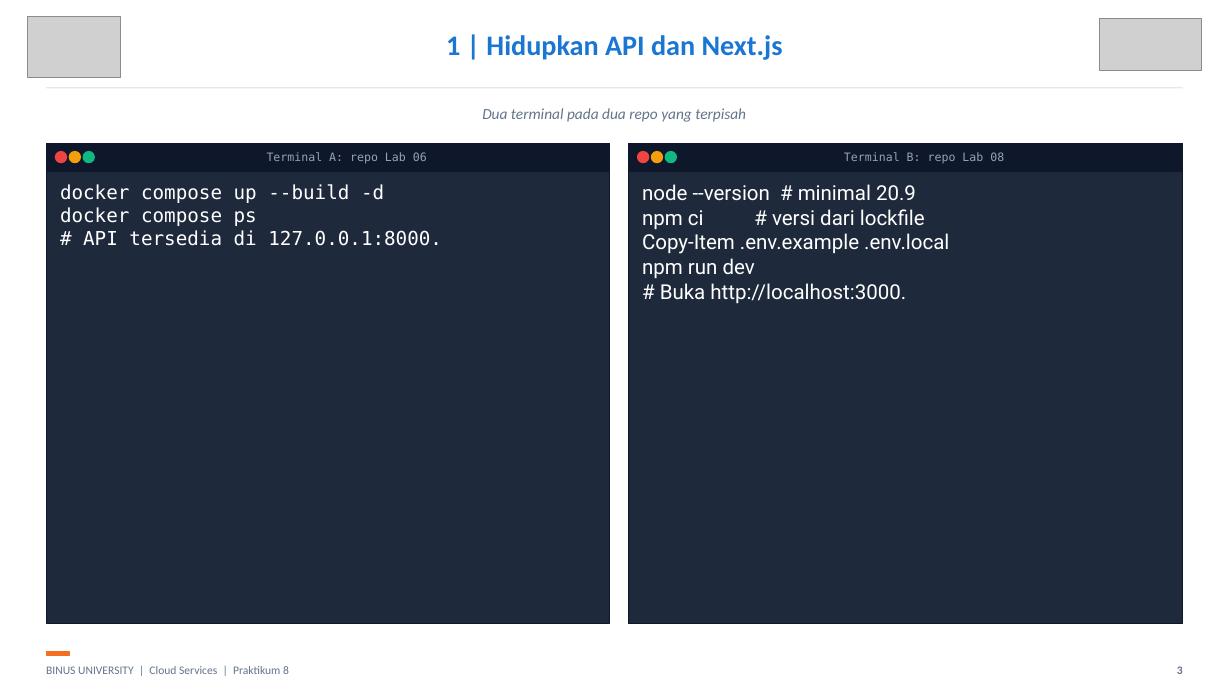
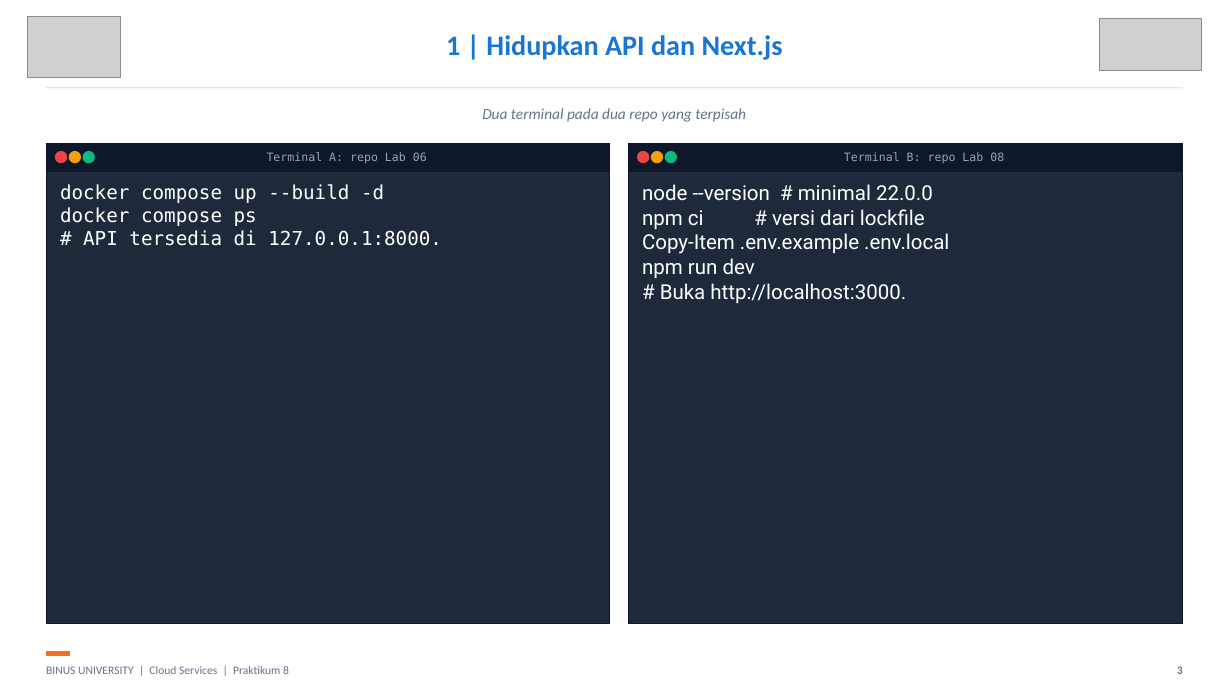
Before and after one commit to SeedFlora/meet8CloudService, a slide deck: slide 3 of slides/LAB08_Cloud_Notes_Nextjs_Bukti_Live.pptx. Drawn at 1232x693 pixels with LibreOffice and Linux fonts; fonts in the diff are those of the drawing; grey boxes stand for pictures. Boxes give left, top, right and bottom in pixels: in the first picture for what was removed or moved away, otherwise in the second. Text is boxed around its words. In the diff, an @@ line names an element or a change of style, - is before the commit and + after.

Commit message:
Align Lab 08 practical slide with Node 22 requirement

```diff
--- a/slides/LAB08_Cloud_Notes_Nextjs_Bukti_Live.pptx
+++ b/slides/LAB08_Cloud_Notes_Nextjs_Bukti_Live.pptx
@@ text at [642,184,949,303]: text changed @@
-node --version # minimal 20.9
-npm ci # versi dari lockfile
-Copy-Item .env.example .env.local
-npm run dev
-# Buka http://localhost:3000.
+node --version # minimal 22.0.0
+npm ci # versi dari lockfile
+Copy-Item .env.example .env.local
+npm run dev
+# Buka http://localhost:3000.
```
